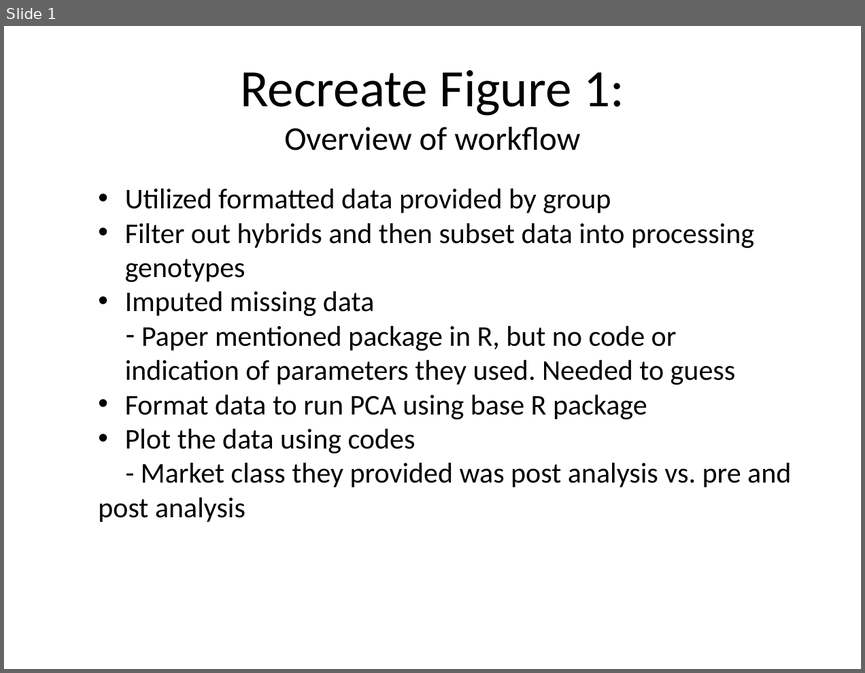
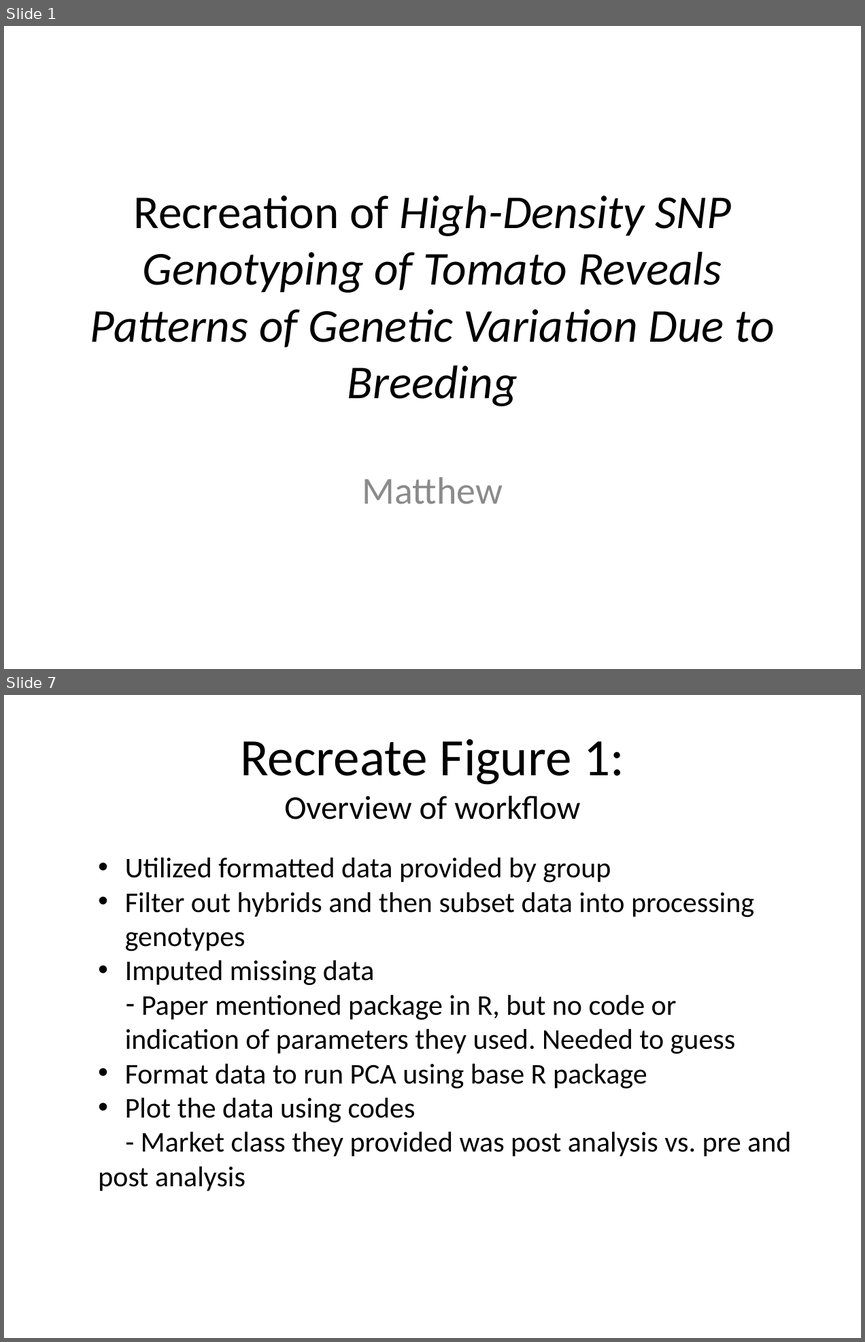
Before and after one commit to mdzievit/PEB_Power_Final_Project_BCB546X-Spring2017, a slide deck: Presentation/Matt_Slides.pptx. Shown one above the other, each under a label of ours: slide 1 before the commit, slides 1 and 7 after it; the slides between them are not shown. The pictures are 865x673 and 865x1342 pixels, drawn with LibreOffice and Linux fonts; fonts in the diff are those of the drawing. Boxes give left, top, right and bottom in pixels: in the first picture for what was removed or moved away, otherwise in the second. Text is boxed around its words. In the diff, an @@ line names an element or a change of style, - is before the commit and + after.

```diff
--- a/Presentation/Matt_Slides.pptx
+++ b/Presentation/Matt_Slides.pptx
@@ slide 1 added at [4,26,861,669], background #FFFFFF @@
@@ title added at [90,195,774,406], 39.6 pt, text #000000, italic @@
+Recreation of High-Density SNP Genotyping of Tomato Reveals Patterns of Genetic Variation Due to Breeding
@@ subtitle added at [362,477,502,504], 32 pt, text #8C8C8C @@
+Matthew
@@ what was slide 1 is now slide 7 @@
```
Also in this commit, not shown: 5 other slides added.
